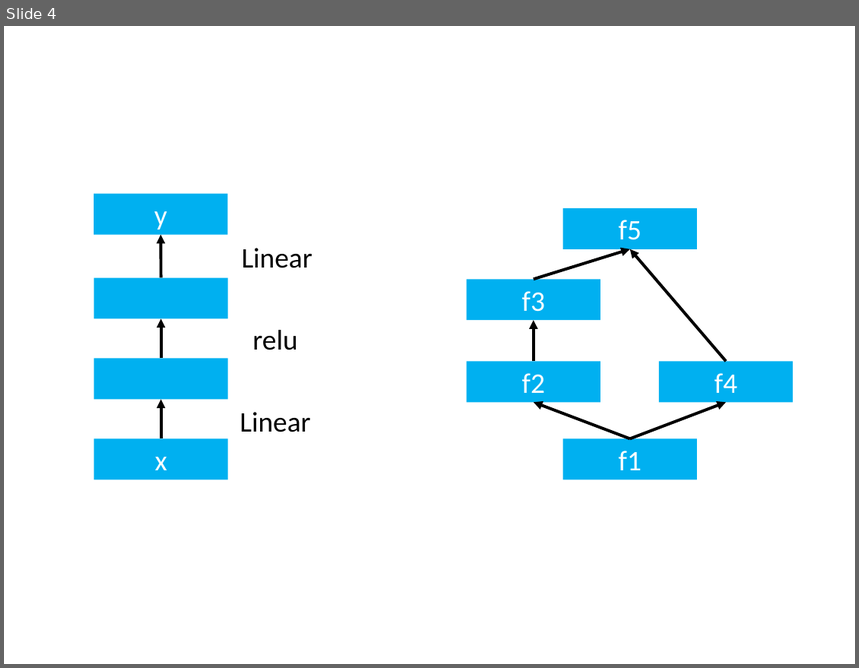
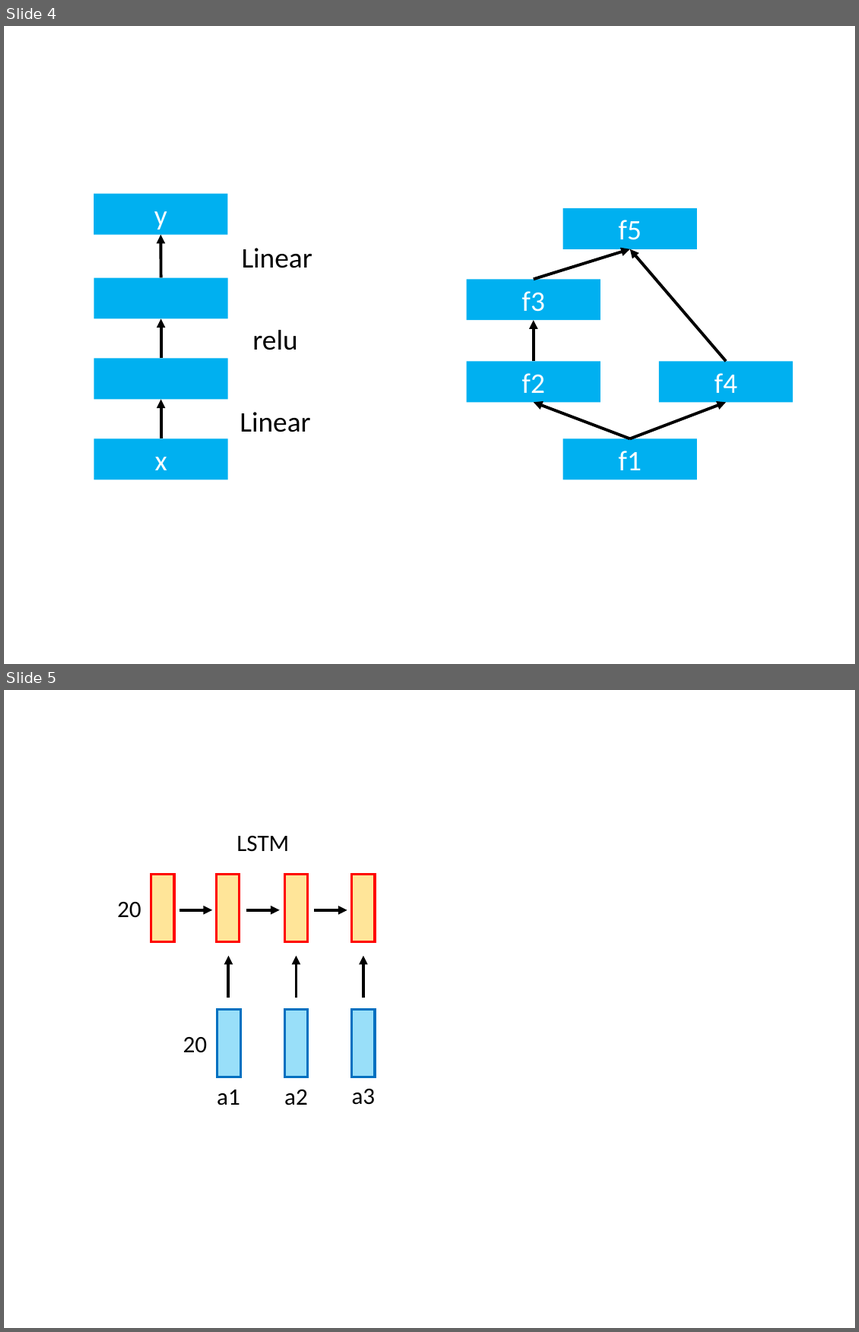
Before and after one commit to hshindo/Merlin.jl, a slide deck: docs/src/assets/figures.pptx. Shown one above the other, each under a label of ours: slide 4 before the commit, slides 4 and 5 after it. The pictures are 859x668 and 859x1332 pixels, drawn with LibreOffice and Linux fonts; fonts in the diff are those of the drawing. Boxes give left, top, right and bottom in pixels: in the first picture for what was removed or moved away, otherwise in the second. Text is boxed around its words. In the diff, an @@ line names an element or a change of style, - is before the commit and + after.

```diff
--- a/docs/src/assets/figures.pptx
+++ b/docs/src/assets/figures.pptx
@@ slide 5 added at [4, 690, 855, 1328], background #FFFFFF @@
@@ text added at [237, 836, 289, 852], 20 pt, text #000000 @@
+LSTM
@@ rectangle added at [151, 875, 174, 943], fill #FFC000 at 40% opacity, outline #FF0000 2 pt @@
@@ rectangle added at [216, 875, 239, 943], fill #FFC000 at 40% opacity, outline #FF0000 2 pt @@
@@ rectangle added at [285, 875, 308, 943], fill #FFC000 at 40% opacity, outline #FF0000 2 pt @@
@@ rectangle added at [352, 875, 375, 943], fill #FFC000 at 40% opacity, outline #FF0000 2 pt @@
@@ text added at [117, 902, 142, 918], 20 pt, text #000000 @@
+20
@@ arrow added from (180, 910) to (212, 910), #000000 2.5 pt @@
@@ arrow added from (246, 910) to (280, 910), #000000 2.5 pt @@
@@ arrow added from (314, 910) to (347, 910), #000000 2.5 pt @@
@@ arrow added from (229, 997) to (229, 955), #000000 2.5 pt @@
@@ arrow added from (296, 997) to (296, 955), #000000 2.5 pt @@
@@ arrow added from (363, 997) to (363, 955), #000000 2.5 pt @@
@@ rectangle added at [218, 1010, 240, 1078], fill #00B0F0 at 40% opacity, outline #0070C0 2 pt @@
@@ rectangle added at [285, 1010, 308, 1078], fill #00B0F0 at 40% opacity, outline #0070C0 2 pt @@
@@ rectangle added at [352, 1010, 375, 1078], fill #00B0F0 at 40% opacity, outline #0070C0 2 pt @@
@@ text added at [183, 1037, 208, 1053], 20 pt, text #000000 @@
+20
@@ text added at [217, 1090, 240, 1106], 20 pt, text #000000 @@
+a1
@@ text added at [284, 1090, 308, 1106], 20 pt, text #000000 @@
+a2
@@ text added at [352, 1088, 376, 1105], 20 pt, text #000000 @@
+a3
```
Also in this commit, not shown: 1 other slide added, 5 other files.
